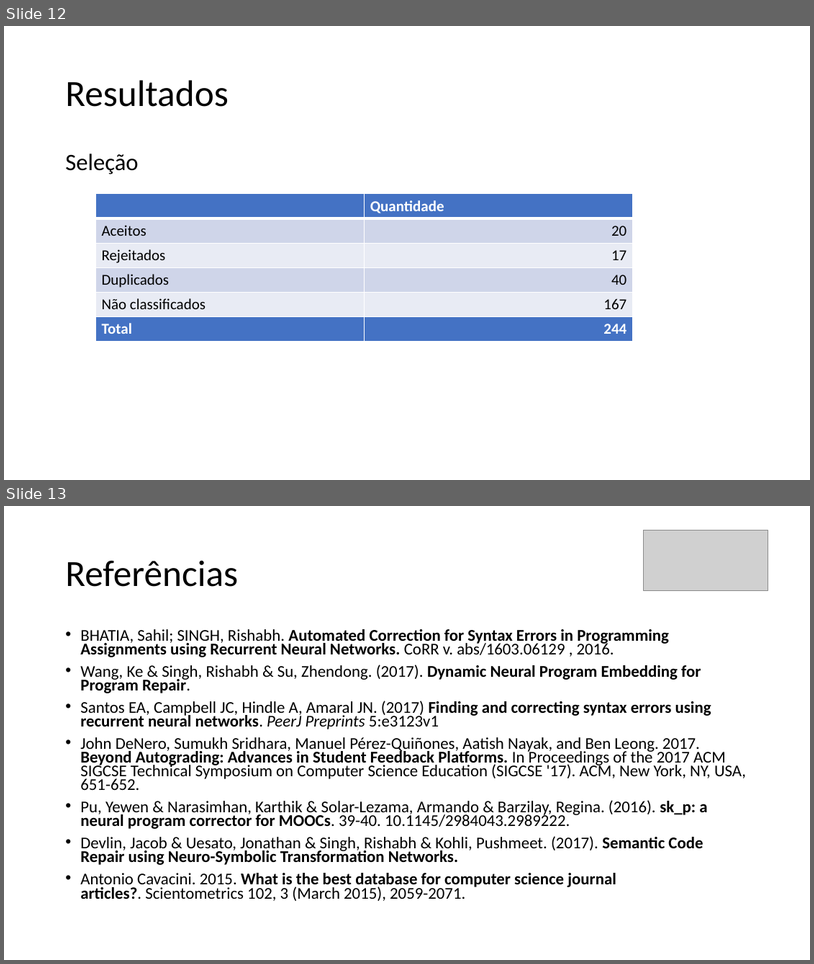
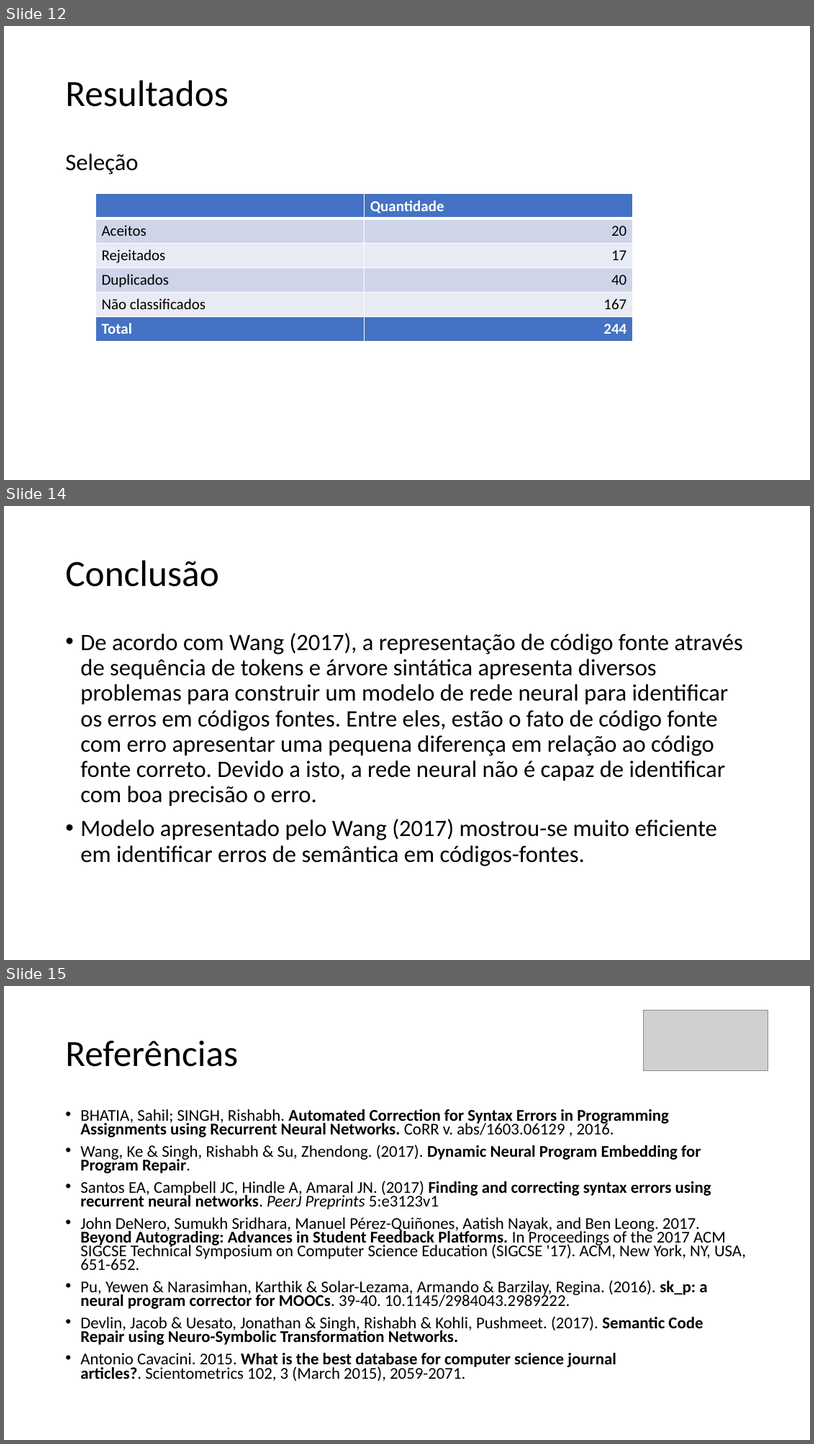
Before and after one commit to mrezende/mpq-discipline, a slide deck: exercise5/presentation/Apresentacao.pptx. Shown one above the other, each under a label of ours: slides 12 and 13 before the commit, slides 12, 14 and 15 after it; the slides between them are not shown. The pictures are 814x964 and 814x1444 pixels, drawn with LibreOffice and Linux fonts; fonts in the diff are those of the drawing; grey boxes stand for pictures. Boxes give left, top, right and bottom in pixels: in the first picture for what was removed or moved away, otherwise in the second. Text is boxed around its words. In the diff, an @@ line names an element or a change of style, - is before the commit and + after.

```diff
--- a/exercise5/presentation/Apresentacao.pptx
+++ b/exercise5/presentation/Apresentacao.pptx
@@ slide 14 added at [4, 506, 810, 960], background #FFFFFF @@
@@ title added at [65, 560, 219, 587], 44 pt, text #000000 @@
+Conclusão
@@ text added at [80, 633, 743, 866], 28 pt, text #000000 @@
+• De acordo com Wang (2017), a representação de código fonte através de sequência de tokens e árvore sintática apresenta diversos problemas para construir um modelo de rede neural para identificar os erros em códigos fontes. Entre eles, estão o fato de código fonte com erro apresentar uma pequena diferença em relação ao código fonte correto. Devido a isto, a rede neural não é capaz de identificar com boa precisão o erro.
+• Modelo apresentado pelo Wang (2017) mostrou-se muito eficiente em identificar erros de semântica em códigos-fontes.
@@ what was slide 13 is now slide 15 @@
```
Also in this commit, not shown: 1 other slide added.
